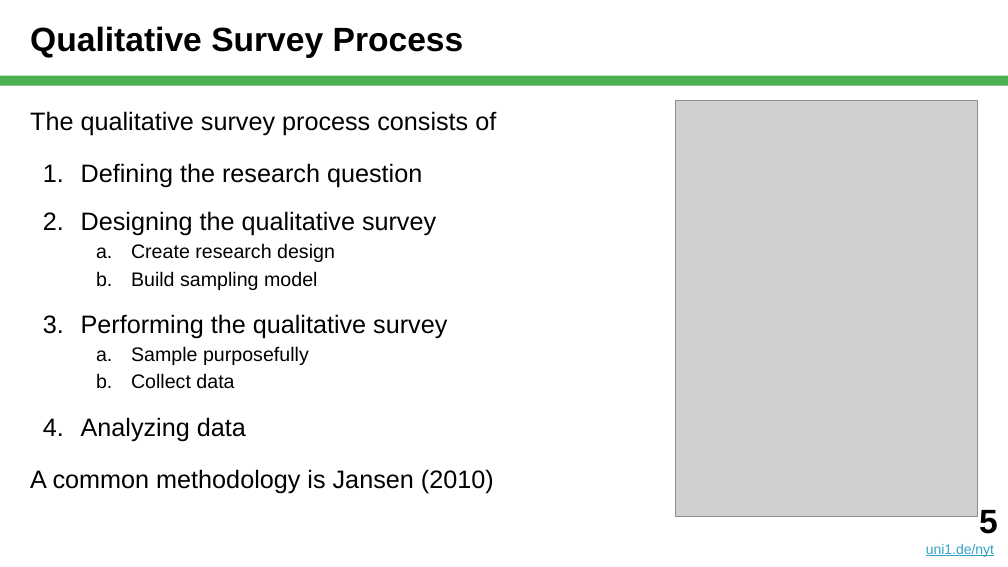
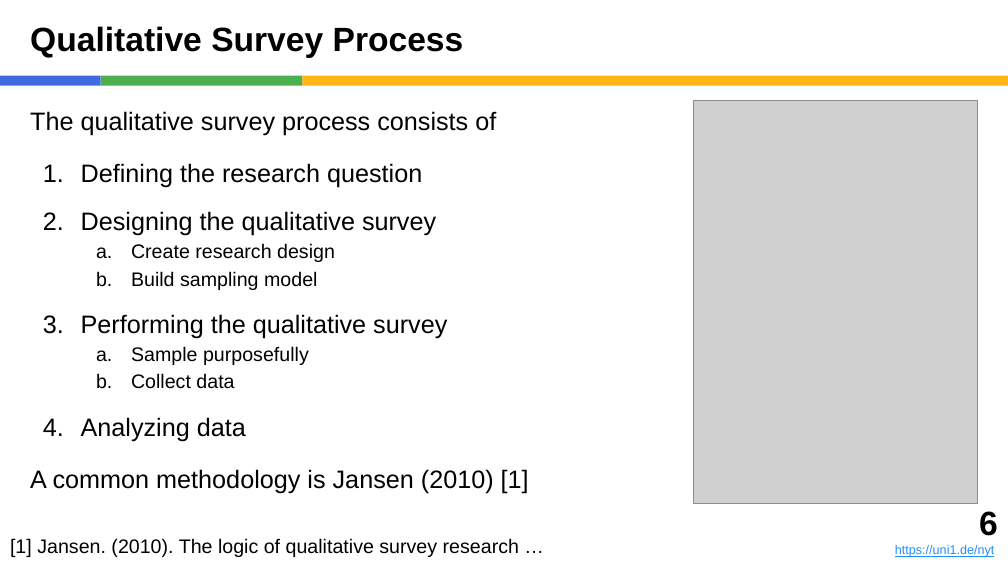
Before and after one commit to dirkriehle/nyt-course, a slide deck: slide 6 of Lecture slides/NYT C03 - Qualitative Surveys.pptx (slide 5 before the commit). Drawn at 1008x567 pixels with LibreOffice and Linux fonts; fonts in the diff are those of the drawing; grey boxes stand for pictures. Boxes give left, top, right and bottom in pixels: in the first picture for what was removed or moved away, otherwise in the second. Text is boxed around its words. In the diff, an @@ line names an element or a change of style, - is before the commit and + after.

```diff
--- a/Lecture slides/NYT C03 - Qualitative Surveys.pptx
+++ b/Lecture slides/NYT C03 - Qualitative Surveys.pptx
@@ rectangle added at [0, 76, 101, 86], fill #4169E1 @@
@@ rectangle added at [101, 76, 302, 86], fill #4CAF50 @@
@@ rectangle: place and size @@
-rectangle at [0, 76, 1008, 86]
+rectangle at [302, 76, 1008, 86]
@@ rectangle at [302, 76, 1008, 86]: fill #4CAF50 to #FEB612 @@
@@ picture: place and size @@
-picture at [675, 101, 978, 517]
+picture at [694, 101, 978, 504]
@@ text at [30, 469, 529, 493]: text changed @@
-A common methodology is Jansen (2010)
+A common methodology is Jansen (2010) [1]
@@ text added at [10, 538, 519, 557], 14 pt, text #000000 @@
+[1] Jansen. (2010). The logic of qualitative survey research …
@@ text at [895, 511, 998, 557]: text changed; size 10 to 9 pt; text colour #34A3C5 to #1E90FF @@
-5
-uni1.de/nyt
+6
+https://uni1.de/nyt
```
Also in this commit, not shown: 48 other slides changed, 1 slide added, 3 other files.
